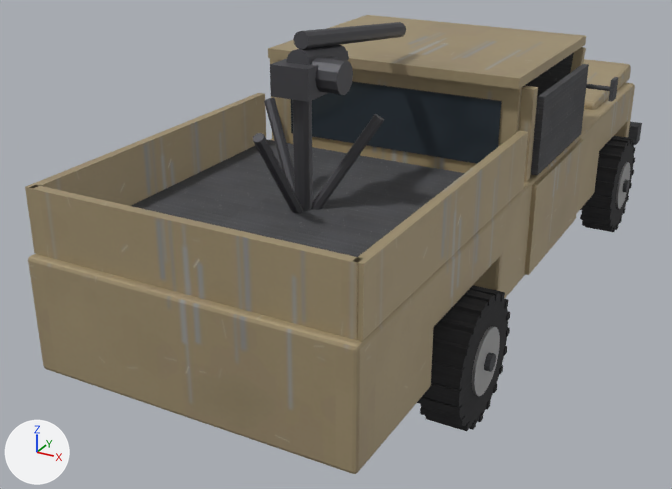
Renders of the Blender file tools/blend/technical.blend from each side of a commit.
One viewpoint serves both versions: a camera (50 mm lens) standing at (2.37, -5.31, 2.9) and looking at (-0.37, -0.33, 0.41). The axes (+X, +Y, +Z) are drawn at lower left. The lights are the same throughout. The first picture is the older version.

The older version as bpy lines, for what is in view:
```python
me_cube = bpy.data.meshes.new('Cube')
me_cube.from_pydata(...)  # 1988 vertices, 1402 faces; spans x -1.09..1.09, y -2.45..2.79, z -0.01..2.02
# faces by material slot: [400, 116, 12, 24, 90, 648, 112]
me_cube.materials.append(mat_paint)  # picture img_t_paintsand_jpg
me_cube.materials.append(mat_black)  # picture img_t_gunsteel_jpg
me_cube.materials.append(mat_lamp)  # white #e1e5e7
me_cube.materials.append(mat_glass)  # greyish blue #455059
me_cube.materials.append(mat_gun)  # dark grey #555559
me_cube.materials.append(mat_tyre)  # picture img_t_rubber_jpg
me_cube.materials.append(mat_rim)  # grey #959595
ob_technical = bpy.data.objects.new('technical', me_cube)
ob_technical.location = (0.0, 0.0, 0.0)
```
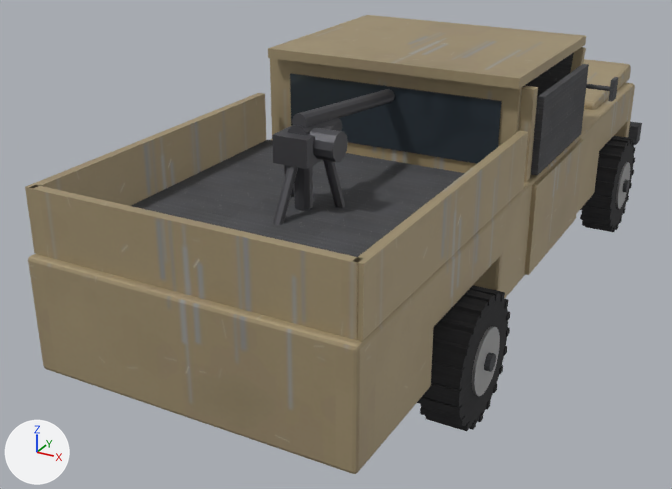
Commit message: The technical's gun was standing on a mast above the bed

Where the change shows, as pixel boxes (x1, y1, x2, y2) in the pictures (672 x 489 px; the box of a moved part takes in the faces that stretch with it):
part 1 of me_cube, moved or reshaped: before (311, 114, 384, 210); after (323, 160, 345, 208)
part 2 of me_cube, moved or reshaped (mostly hidden afterwards): before (264, 98, 294, 191); after (284, 165, 294, 197)
part 3 of me_cube, moved or reshaped: before (253, 133, 303, 213); after (273, 166, 298, 225)
part 4 of me_cube, moved or reshaped: before (293, 22, 406, 49); after (292, 89, 395, 128)
part 5 of me_cube, moved or reshaped: before (286, 45, 349, 65); after (288, 118, 342, 135)
part 6 of me_cube, moved or reshaped: before (270, 57, 338, 102); after (272, 125, 334, 169)
part 7 of me_cube, moved or reshaped: before (311, 58, 353, 95); after (309, 128, 348, 162)
part 8 of me_cube, moved or reshaped: before (292, 100, 313, 211); after (294, 167, 313, 210)

The change, as a list of edits to the scene's bpy script:
```text
Change me_cube:
    used by ob_technical; location = (0.0, 0.0, 0.0)
    remove me_cube.from_pydata(...)  # 1988 vertices, 1402 faces; spans x -1.09..1.09, y -2.45..2.79, z -0.01..2.02
    add me_cube.from_pydata(...)  # 1988 vertices, 1402 faces; spans x -1.09..1.09, y -2.45..2.79, z -0.01..1.68
    me_cube part 1: the loose piece of 16 vertices spanning x 0.02..0.37, y -1.36..-1.13, z 1.06..1.6 is multiplied about its middle by the matrix ((0.417, 0.256, -0.425), (-0.411, 0.489, -0.109), (0.278, 0.339, 0.477)), then moved by (-0.05, -0.03, -0.09)
    me_cube part 2: the loose piece of 16 vertices spanning x -0.36..-0.02, y -1.36..-1.11, z 1.06..1.6 is multiplied about its middle by the matrix ((0.423, -0.242, 0.427), (0.415, 0.477, -0.14), (-0.262, 0.365, 0.467)), then moved by (0.05, -0.03, -0.09)
    me_cube part 3: the loose piece of 16 vertices spanning x -0.04..0.03, y -1.77..-1.37, z 1.06..1.6 is turned -65.9 degrees about the x axis through its middle and scaled by 0.648, then moved by (0.0, 0.06, -0.09)
    me_cube part 4: the loose piece of 24 vertices spanning x -0.05..0.05, y -1.36..-0.2, z 1.8..2.02 is scaled about its middle by (0.933, 0.915, 0.792), then moved by (0.0, -0.08, -0.39)
    me_cube part 5: the loose piece of 24 vertices spanning x -0.06..0.06, y -1.4..-0.96, z 1.76..1.94 is scaled about its middle by (0.923, 0.907, 0.885), then moved by (0.0, -0.04, -0.37)
    me_cube part 6: the loose piece of 8 vertices spanning x -0.11..0.11, y -1.47..-1.17, z 1.71..1.87 is moved by (0.0, -0.02, -0.35)
    me_cube part 7: the loose piece of 24 vertices spanning x 0.07..0.23, y -1.41..-1.24, z 1.72..1.89 is moved by (-0.01, -0.02, -0.35)
    me_cube part 8: all 10 vertices in x -0.05..0.05, y -1.4..-1.3, z 1.85 are moved by (0.0, 0.0, -0.45)
```
